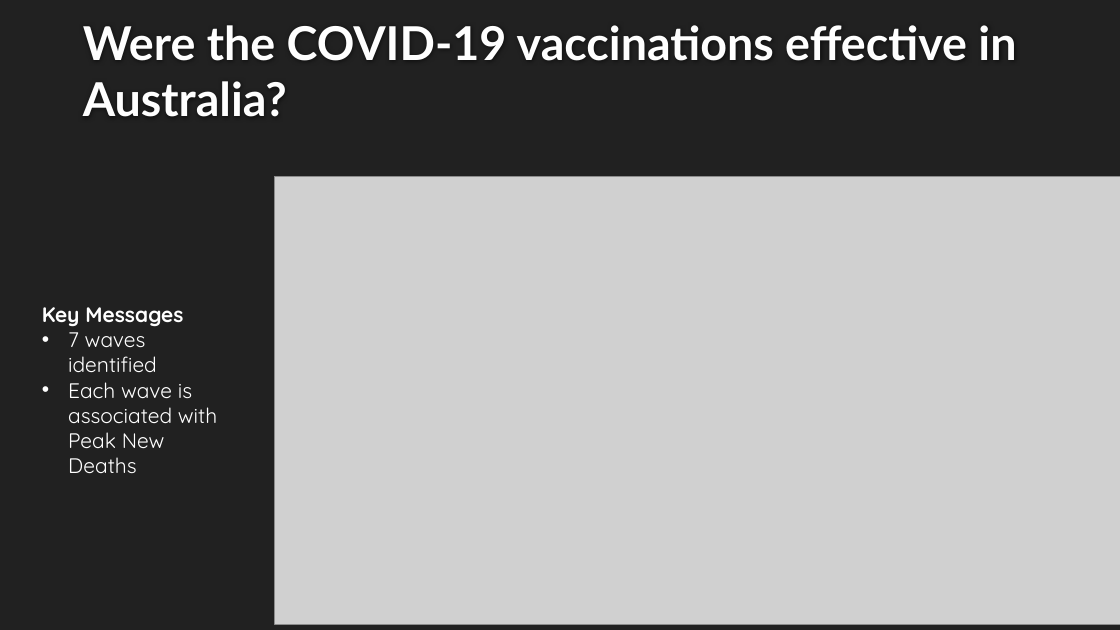
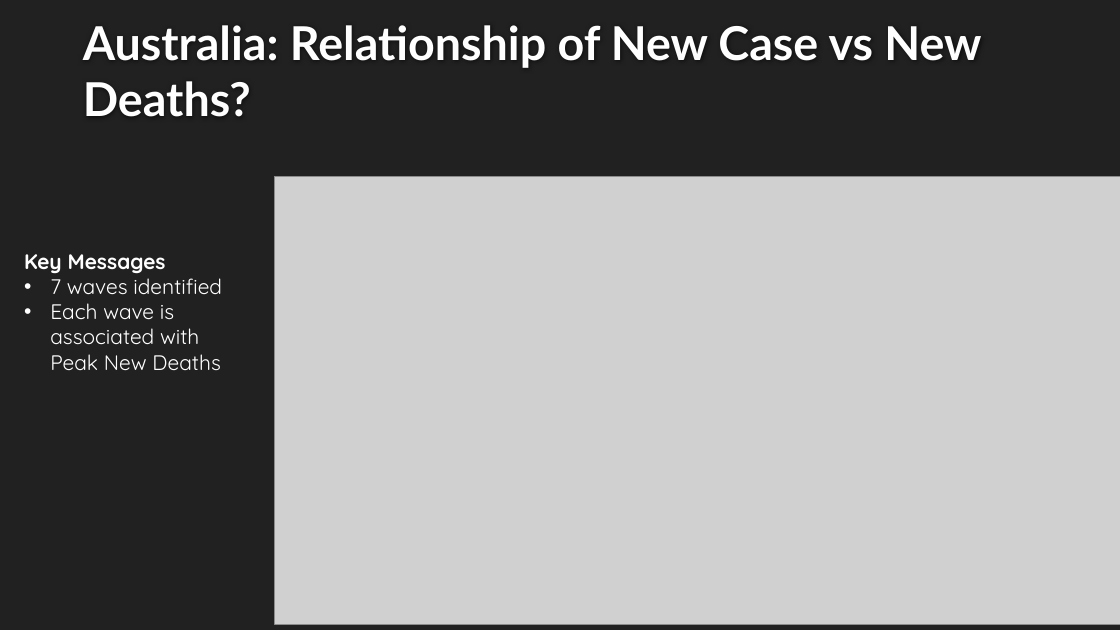
Before and after one commit to cmorrow28/project_one, a slide deck: slide 6 of Covid19_Presentation_Final.pptx (slide 9 before the commit). Drawn at 1120x630 pixels with LibreOffice and Linux fonts; fonts in the diff are those of the drawing; grey boxes stand for pictures; background and template pictures are left out. Boxes give left, top, right and bottom in pixels: in the first picture for what was removed or moved away, otherwise in the second. Text is boxed around its words. In the diff, an @@ line names an element or a change of style, - is before the commit and + after.

```diff
--- a/Covid19_Presentation_Final.pptx
+++ b/Covid19_Presentation_Final.pptx
@@ title at [83,25,981,117]: text changed @@
-Were the COVID-19 vaccinations effective in Australia?
+Australia: Relationship of New Case vs New Deaths?
@@ text "Key Messages" rewrapped from [42,307,217,473] to [24,254,222,370] @@
```
Also in this commit, not shown: 5 other slides changed, 1 slide removed, 22 other files.
